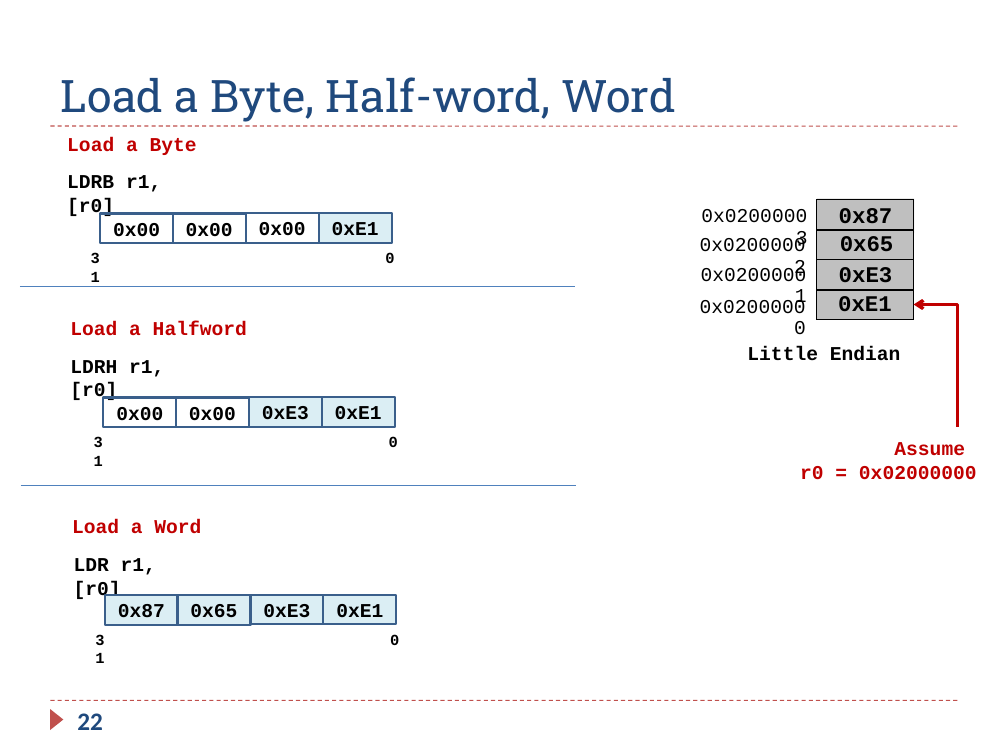
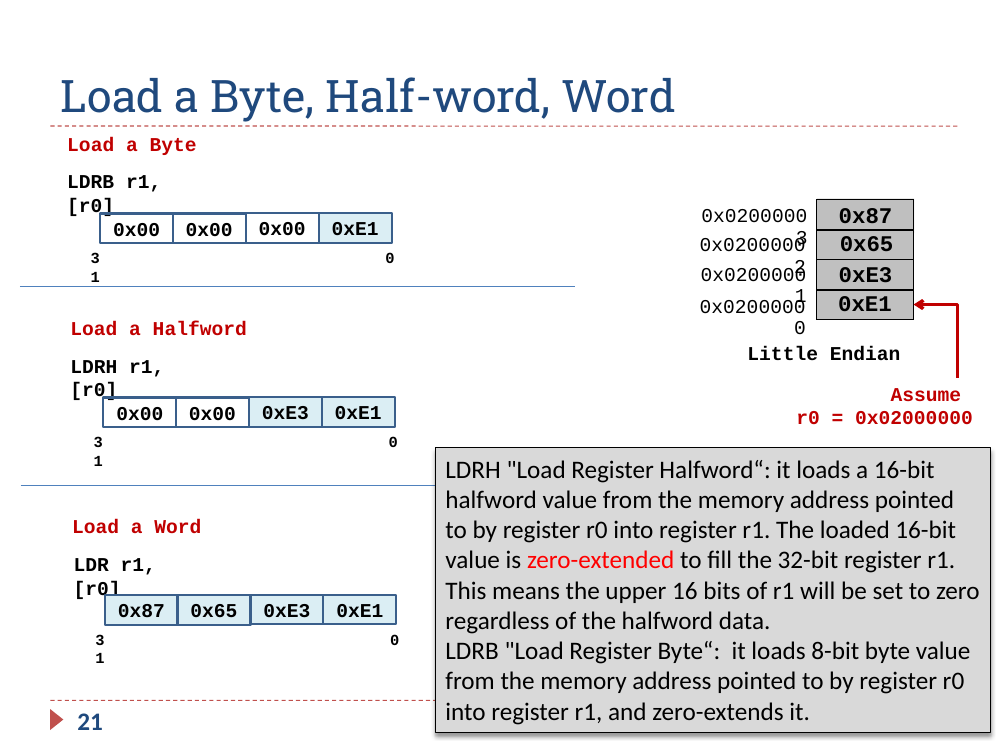
Before and after one commit to guhofstra/CSC111Fa25, a slide deck: slide 21 of PPTs/Ch5 ARM Load Store.pptx (slide 22 before the commit). Drawn at 1008x756 pixels with LibreOffice and Linux fonts; fonts in the diff are those of the drawing. Boxes give left, top, right and bottom in pixels: in the first picture for what was removed or moved away, otherwise in the second. Text is boxed around its words. In the diff, an @@ line names an element or a change of style, - is before the commit and + after.

```diff
--- a/PPTs/Ch5 ARM Load Store.pptx
+++ b/PPTs/Ch5 ARM Load Store.pptx
@@ elbow arrow moved from (958, 427) - (913, 304) to (958, 378) - (913, 304) @@
@@ text "Assume": place and size @@
-text "Assume" at [800, 442, 977, 480]
+text "Assume" at [796, 388, 973, 425]
@@ rectangle added at [435, 448, 991, 733], fill #D9D9D9, outline #000000 0.75 pt, 18 pt, text #000000 @@
+LDRH "Load Register Halfword“: it loads a 16-bit halfword value from the memory address pointed to by register r0 into register r1. The loaded 16-bit value is zero-extended to fill the 32-bit register r1. This means the upper 16 bits of r1 will be set to zero regardless of the halfword data.
+LDRB "Load Register Byte“: it loads 8-bit byte value from the memory address pointed to by register r0 into register r1, and zero-extends it.
@@ page number at [77, 713, 103, 730]: text changed @@
-22
+21
```
Also in this commit, not shown: 17 other slides changed, 5 slides removed, 12 other files.
